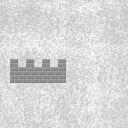
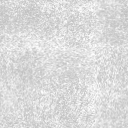
Comparing the layer stacks of the two (128, 128) images. Changes:
removed layer "Background" over [10, 59, 66, 83]
